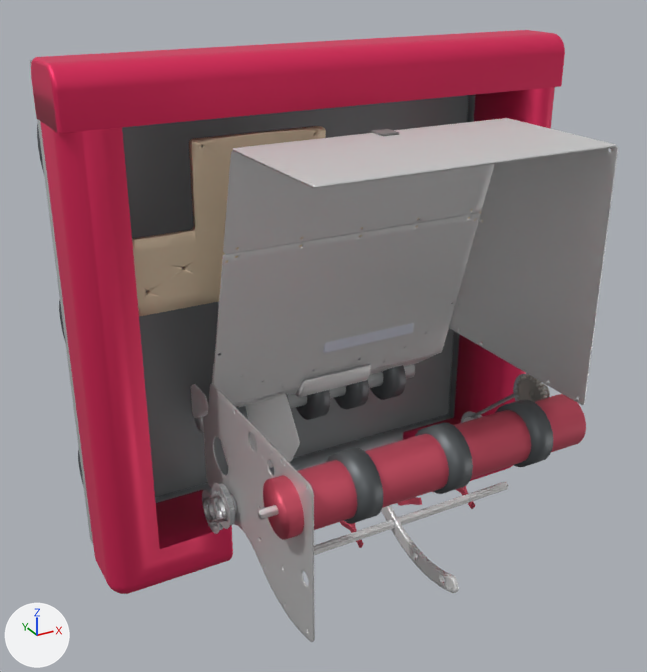
Two versions of the glTF model models/kitbot.glb, one commit apart.
One viewpoint serves both versions: a camera (50 mm lens) standing at (-0.806, -1.36, 0.661) and looking at (-0.05, 0.014, -0.026). Every picture has the same lights, and +X, +Y and +Z are marked at lower left. The picture after the commit comes second. Vertices at exactly the same position are counted once.

Names of what the first picture shows: 'bumpers', 'chassis', 'deck', 'frame', 'hopper', 'intake', 'intake2', 'launcher', 'launcher2', 'power' and 2 more.
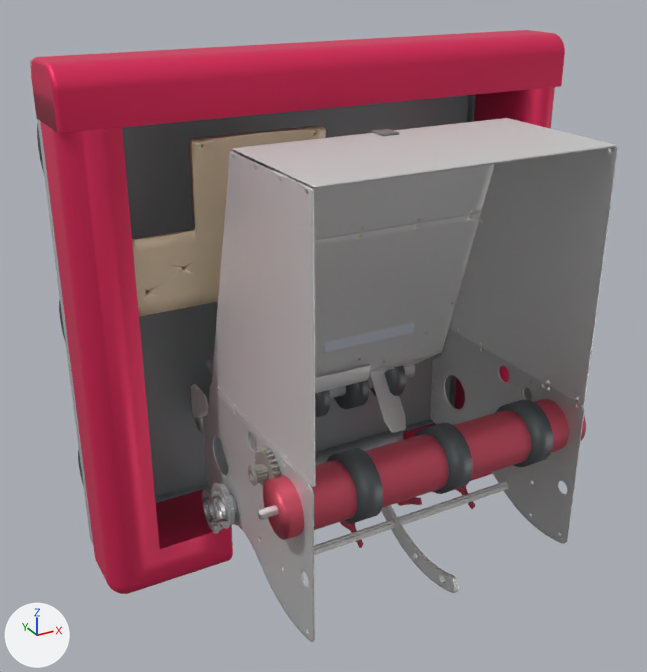
The change, as a diff of the scene's bpy script:
```diff
--- a/models/kitbot.glb.py
+++ b/models/kitbot.glb.py
@@ me_intake @@
 # used by ob_intake; location = (0.0, 0.0, 0.0)
-me_intake.from_pydata(...)  # 5538 vertices, 11446 faces; spans x -0.326..0.341, y -0.356..0.187, z -0.395..-0.034
+me_intake.from_pydata(...)  # 8987 vertices, 18626 faces; spans x -0.326..0.341, y -0.356..0.187, z -0.395..-0.034
+# me_intake part 1: the loose piece of 3186 vertices spanning x -0.273..-0.27, y -0.356..0.095, z -0.395..-0.085 is copied, and the copy is moved by (0.542, 0.0, 0.0); it spans x 0.27..0.273, y -0.356..0.095, z -0.395..-0.085
+# me_intake part 2: 263 vertices added at x 0.098..0.228, y 0.021..0.178, z -0.332..-0.158
 me_intake.materials.append(mat_kit)
@@ me_hopper @@
 # used by ob_hopper; location = (0.0, 0.0, 0.0)
-me_hopper.from_pydata(...)  # 2092 vertices, 4316 faces; spans x -0.267..0.271, y -0.356..0.087, z -0.178..0.377
+me_hopper.from_pydata(...)  # 2638 vertices, 5456 faces; spans x -0.271..0.271, y -0.356..0.087, z -0.178..0.377
+# me_hopper part 3: 1 vertex removed from x -0.267, y -0.354, z 0.37; 547 vertices added at x -0.271..-0.267, y -0.356..0.04, z -0.085..0.37
 me_hopper.materials.append(mat_kit)
```

Boxes (x1, y1, x2, y2) around the edits, measured in the pictures (647 x 672 px):
'hopper', reshaped (28% taller)
    before: (213, 118, 618, 405)
    after: (212, 118, 618, 487)
'intake', reshaped
    before: (191, 332, 436, 642)
    after: (191, 328, 585, 642)
part 1 of me_intake, added
    after: (430, 328, 585, 544)
part 2 of me_intake, added
    after: (370, 367, 406, 433)
part 3 of me_hopper, built on
    after: (212, 151, 315, 487)
